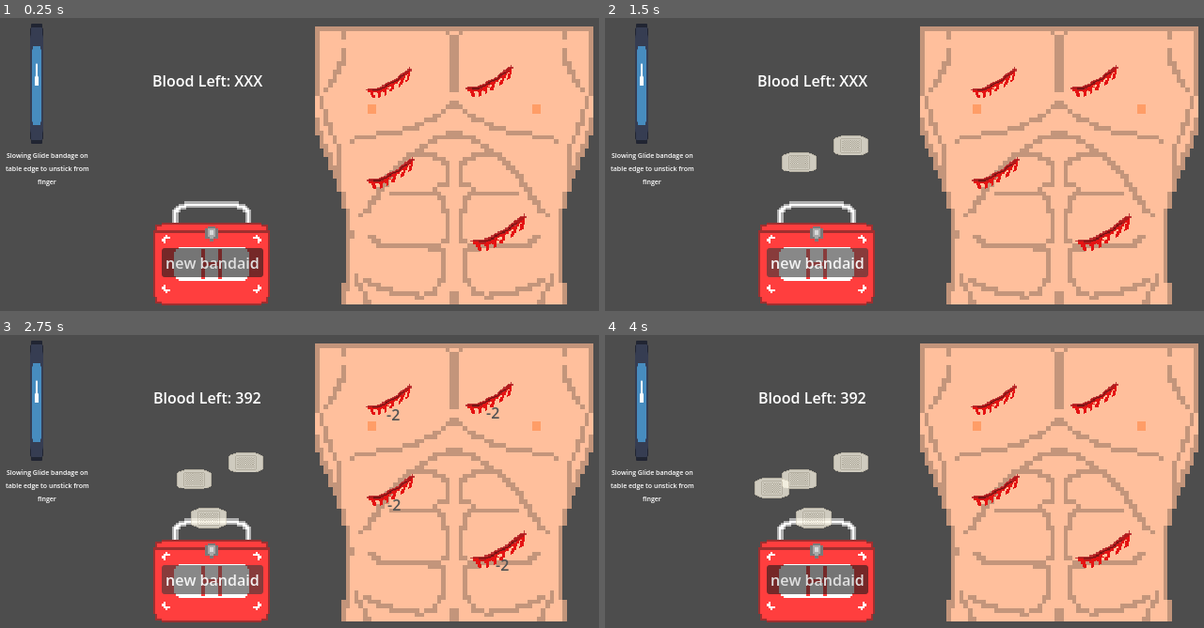
Above: before the commit, frames 1-4 (two rows, left to right).
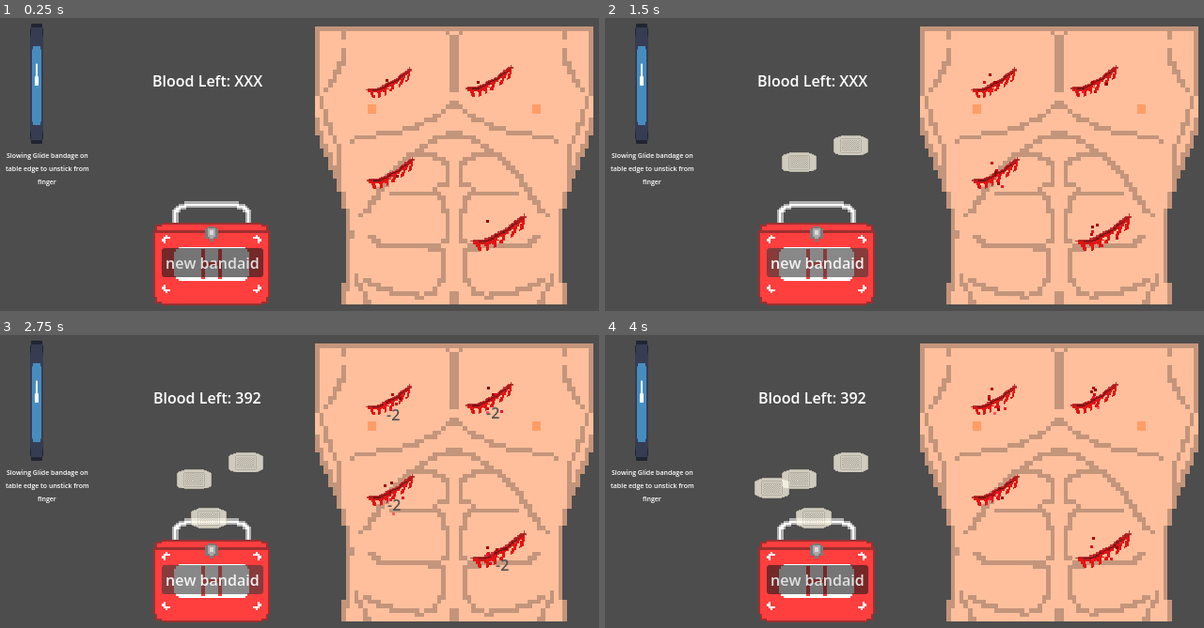
Above: after the commit, the same moments.

Repository: SebastianLRinaldi/DoYouWannaJam2026
Game: Godot game, scene res://root_main.tscn
Same seed, same stepped clock (60 frames per second), same inputs: the game is played once before the commit and once after it. The engine's default icon, where the game draws it, is replaced by a stand-in: a white triangle on a blue panel in a dark square.
Inputs (mouse positions are in pixels of both pictures, inside the frame that each line leads up to):
- Up to frame 1 (0.25 s): no input
- Up to frame 2 (1.5 s): click "new bandaid" at 0.5 s; click "new bandaid" at 1.25 s
- Up to frame 3 (2.75 s): click "new bandaid" at 2 s
- Up to frame 4 (4 s): move the mouse to (814, 396) at 2.77 s; press the mouse at (814, 396) at 2.78 s; tap Enter at 3.5 s; move the mouse to (850, 463) at 3.52 s; release the mouse at (850, 463) at 3.53 s; click (850, 463) at 3.6 s

The runs differ from the first frame. In frame 1, less than 0.1% of the frame differs, in the area x 64-82%, y 20-70%; in frame 2, less than 0.1%; in frame 3, 0.1%, in the area x 64-85%, y 17-79%; in frame 4, 0.1%.

Commit message:
Updated badages to have a neg result when infected

Diff:
--- /dev/null
+++ b/seb_test/level_1.tscn
@@ -0,0 +1,87 @@
+[gd_scene format=3 uid="uid://b3vba5cxd7w3v"]
+
+[ext_resource type="Script" uid="uid://c1bj2pb7fxvgj" path="res://root.gd" id="1_ki5ra"]
+[ext_resource type="Texture2D" uid="uid://b5nid733v7hvp" path="res://assets/Torso.png" id="2_hbe85"]
+[ext_resource type="PackedScene" uid="uid://cynmgy21bkq3b" path="res://seb_test/score_label.tscn" id="3_6fpfx"]
+[ext_resource type="Texture2D" uid="uid://j6haidynkg8t" path="res://icon.svg" id="4_l2xt8"]
+[ext_resource type="PackedScene" uid="uid://8tjica7ecefy" path="res://seb_test/wounds/wound_Gash_1.tscn" id="5_w5vtd"]
+[ext_resource type="PackedScene" uid="uid://bl4vv5moxr5xj" path="res://seb_test/electrode_container/electrode_container.tscn" id="6_5aidg"]
+
+[sub_resource type="RectangleShape2D" id="RectangleShape2D_i52uw"]
+size = Vector2(14.5, 131)
+
+[node name="TestRoot" type="Node2D" unique_id=1282574010]
+script = ExtResource("1_ki5ra")
+
+[node name="Torso" type="Sprite2D" parent="." unique_id=310990252]
+position = Vector2(165.00006, 2.0000153)
+scale = Vector2(4.617187, 4.617187)
+texture = ExtResource("2_hbe85")
+
+[node name="TotalScore" parent="." unique_id=676694139 instance=ExtResource("3_6fpfx")]
+unique_name_in_owner = true
+offset_left = -154.0
+offset_top = -100.0
+offset_right = -41.0
+offset_bottom = -77.0
+text = "Blood Left: XXX"
+fit_content = true
+autowrap_mode = 0
+horizontal_alignment = 1
+vertical_alignment = 1
+
+[node name="Sprite2D" type="Sprite2D" parent="." unique_id=60641299]
+position = Vector2(-279, -85)
+scale = Vector2(0.109374985, 1)
+texture = ExtResource("4_l2xt8")
+
+[node name="Area2D" type="Area2D" parent="." unique_id=1474021829]
+position = Vector2(-119, 25)
+
+[node name="CollisionShape2D" type="CollisionShape2D" parent="Area2D" unique_id=1266491738]
+position = Vector2(-160.25, -112)
+shape = SubResource("RectangleShape2D_i52uw")
+
+[node name="WoundsContainer" type="Node2D" parent="." unique_id=1170791219]
+unique_name_in_owner = true
+
+[node name="WoundGash1" parent="WoundsContainer" unique_id=3999878 instance=ExtResource("5_w5vtd")]
+position = Vector2(96.00001, -88)
+scale = Vector2(2.7647777, 2.7778563)
+
+[node name="WoundGash2" parent="WoundsContainer" unique_id=1703878724 instance=ExtResource("5_w5vtd")]
+position = Vector2(203, -89.99999)
+scale = Vector2(2.8842134, 2.8978572)
+
+[node name="WoundGash3" parent="WoundsContainer" unique_id=55282965 instance=ExtResource("5_w5vtd")]
+position = Vector2(98, 8)
+scale = Vector2(2.884213, 2.8978567)
+
+[node name="WoundGash4" parent="WoundsContainer" unique_id=1887567411 instance=ExtResource("5_w5vtd")]
+position = Vector2(213, 70.99998)
+scale = Vector2(3.352154, 3.4178557)
+
+[node name="EletrodeContainer" parent="." unique_id=436850603 instance=ExtResource("6_5aidg")]
+unique_name_in_owner = true
+position = Vector2(-93, 107)
+
+[node name="Camera2D" type="Camera2D" parent="." unique_id=911244452]
+
+[node name="Timer" type="Timer" parent="." unique_id=1676329787]
+wait_time = 2.0
+autostart = true
+
+[node name="Label" type="Label" parent="." unique_id=1538743420]
+offset_left = -314.0
+offset_top = -14.0
+offset_right = -221.0
+offset_bottom = 22.0
+theme_override_font_sizes/font_size = 7
+text = "Slowing Glide bandage on table edge to unstick from finger"
+horizontal_alignment = 1
+vertical_alignment = 1
+autowrap_mode = 3
+justification_flags = 0
+
+[connection signal="mouse_exited" from="Area2D" to="." method="_on_area_2d_mouse_exited"]
+[connection signal="timeout" from="Timer" to="." method="_on_timer_timeout"]
--- a/seb_test/wounds/wound_Gash_1.tscn
+++ b/seb_test/wounds/wound_Gash_1.tscn
@@ -42,6 +42,10 @@
 "speed": 5.0
 }]
 
+[sub_resource type="Gradient" id="Gradient_gx3r7"]
+offsets = PackedFloat32Array(0.07079646, 0.7920354, 1)
+colors = PackedColorArray(0.5398627, 8.663535e-07, 1.92523e-07, 1, 1, 0.39018378, 0.51553327, 1, 1, 1, 1, 0)
+
 [node name="WoundGash1" type="Area2D" unique_id=3999878]
 scale = Vector2(1.0130639, 1.0178561)
 script = ExtResource("1_tk38t")
@@ -60,6 +64,17 @@
 unique_name_in_owner = true
 position = Vector2(-0.49019557, 2.5166406e-07)
 
+[node name="BloodEmiter" type="CPUParticles2D" parent="." unique_id=314511641]
+unique_name_in_owner = true
+lifetime = 2.0
+emission_shape = 1
+emission_sphere_radius = 4.85
+gravity = Vector2(0, 10)
+scale_amount_min = 3.0
+scale_amount_max = 3.0
+color = Color(1, 0.17710057, 0.34337336, 1)
+color_ramp = SubResource("Gradient_gx3r7")
+
 [connection signal="area_entered" from="." to="." method="_on_area_entered"]
 [connection signal="area_exited" from="." to="." method="_on_area_exited"]
 [connection signal="body_entered" from="." to="." method="_on_body_entered"]
--- a/seb_test/wounds/wound_zone.gd
+++ b/seb_test/wounds/wound_zone.gd
@@ -3,6 +3,7 @@
 
 @onready var floating_score_label: FloatingScoreLabel = %FloatingScoreLabel
 @onready var wound_sprite: AnimatedSprite2D = %WoundSprite
+@onready var blood_emiter: CPUParticles2D = %BloodEmiter
 
 @export var blood_loss_rate = 2
 
@@ -15,9 +16,11 @@
 var fully_healed = false
 var infected_wound = false
 
-
+func _ready() -> void:
+	blood_emiter.emitting = true
 
 func calc_current_loss():
+	if bandage_attached_to_wound: return
 	var energy_draw = blood_loss_rate - loss_reduced
 	if energy_draw > 0:
 		float_points(energy_draw, "-")
@@ -40,6 +43,7 @@
 	area.start_healing()
 	area.completed.connect(on_bandage_completed)
 	area.bandage_infected.connect(on_bandage_infected)
+	blood_emiter.emitting = false
 
 
 func _on_area_exited(area: Electrode) -> void:
@@ -48,6 +52,8 @@
 	area.completed.disconnect(on_bandage_completed)
 	area.bandage_infected.disconnect(on_bandage_infected)
 	area.stop_healing()
+	if not fully_healed:
+		blood_emiter.emitting = true
 
 func stop_healing_wound():
 	bandage_attached_to_wound.completed.disconnect(on_bandage_completed)
@@ -58,8 +64,11 @@
 func on_bandage_completed():
 	if infected_wound:
 		infected_wound = false
-	heal_count += 1
-	loss_reduced += 1
+		loss_reduced += 1
+		heal_count = 0
+	else:
+		heal_count += 1
+		loss_reduced += 1
 	wound_sprite.frame = heal_count
 
 	if heal_count == 2:
@@ -69,6 +78,5 @@
 	infected_wound = true
 	fully_healed = false
 	wound_sprite.frame = 3
-	heal_count = 0
-	loss_reduced = 0
+	loss_reduced = -1
 	stop_healing_wound()
